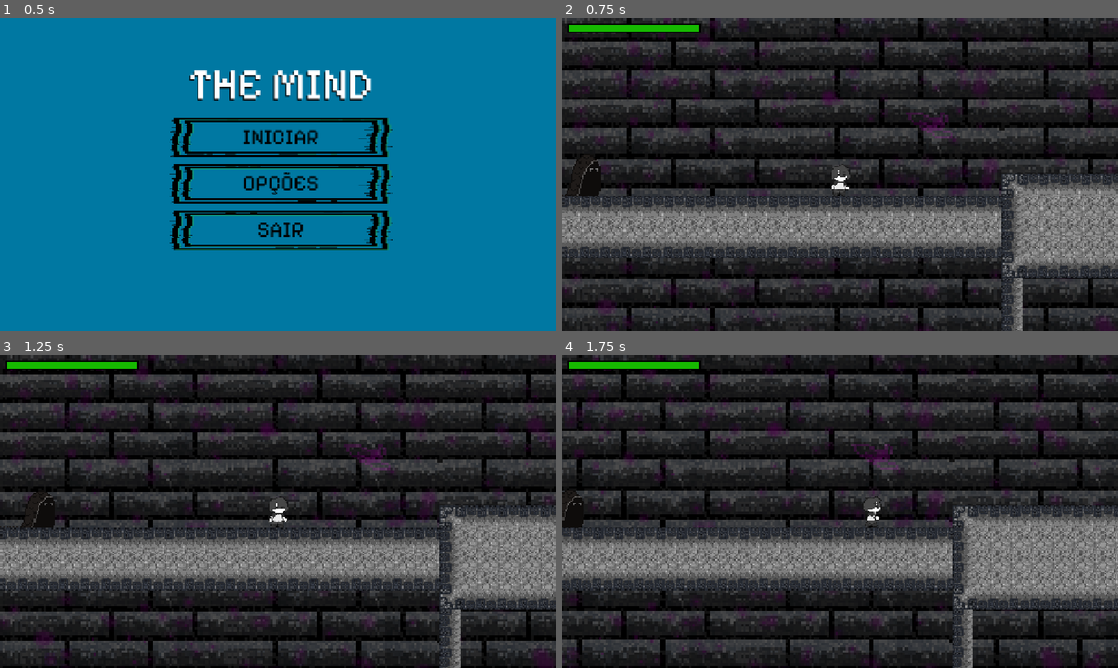
Above: before the commit, frames 1-4 (two rows, left to right).
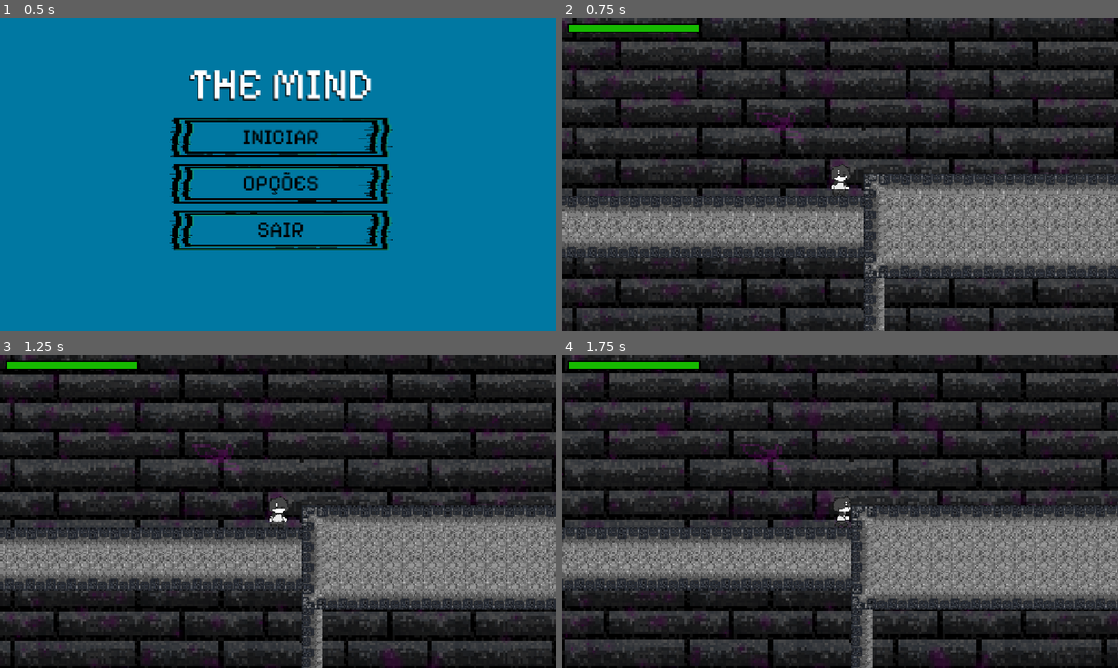
Above: after the commit, the same moments.

Repository: Yuuh15/Jogo_metroidvania_tcc
Game: Godot game, scene res://gui/menu/main_menu.tscn
Two runs of this game, one before a commit and one after it. Both use one fixed random seed, a clock stepped at 60 frames per second and the inputs below.
Inputs (mouse positions are in pixels of both pictures, inside the frame that each line leads up to):
- Up to frame 1 (0.5 s): no input
- Up to frame 2 (0.75 s): click "INICIAR" at 0.5 s
- Up to frame 3 (1.25 s): no input
- Up to frame 4 (1.75 s): tap Enter at 1.25 s; move the mouse to (962, 495) at 1.27 s; hold D (move_right) from 1.28 s (still down); hold Space (jump) from 1.28 s (still down); click (962, 495) at 1.42 s

Frame 1 is identical in both runs. In frame 2, 27% of the frame differs, in the area x 0-100%, y 0-100%; in frame 3, 27%; in frame 4, 28%.

Commit message:
Correção de bug e melhora no desempenho ao quebrar a plataforma

Diff:
--- a/metroidvania_com_psicologia/levels/test_level.tscn
+++ b/metroidvania_com_psicologia/levels/test_level.tscn
@@ -200,6 +200,6 @@
 [node name="background" parent="." instance=ExtResource("17_wjuib")]
 
 [node name="Player" parent="." instance=ExtResource("17_xag4j")]
-position = Vector2(2596, -306)
+position = Vector2(2702, -306)
 
 [node name="PlayerCamera" parent="Player" instance=ExtResource("18_xag4j")]
--- a/metroidvania_com_psicologia/player/states/jump.gd
+++ b/metroidvania_com_psicologia/player/states/jump.gd
@@ -8,7 +8,7 @@
 	if player.is_on_floor():
 		player.velocity.y = jump_speed
 		player.jump.play() # Toca o som de pulo normal
-	elif player.airJumps > 0:
+	elif player.airJumps > 0 && Input.is_action_just_pressed("jump"):
 		player.velocity.y = jump_speed * 0.9
 		player.airJumps -= 1
 		player.highJump.play()
--- a/metroidvania_com_psicologia/teste/plataforma_teste.gd
+++ b/metroidvania_com_psicologia/teste/plataforma_teste.gd
@@ -5,8 +5,6 @@
 @onready var shard_emitter: ShardEmitter = $Sprite2D/ShardEmitter
 
 func _on_area_2d_body_entered(body: Node2D) -> void:
-	var config = ConfigFile.new()
 	set_collision_layer_value(2, false)
 	$Area2D.set_collision_mask_value(1, false)
-	shard_emitter.config()
 	shard_emitter.shatter()
--- a/metroidvania_com_psicologia/teste/shard_emitter.gd
+++ b/metroidvania_com_psicologia/teste/shard_emitter.gd
@@ -23,7 +23,7 @@
 var triangles = []
 var shards = []
 
-func config() -> void:
+func _ready() -> void:
 	$DeleteTimer.timeout.connect(_on_DeleteTimer_timeout)
 
 	if get_parent() is Sprite2D:
@@ -61,6 +61,7 @@
 
 			var shard = SHARD.instantiate()
 			shard.position = center
+			shard.gravity_scale = 0
 			shard.hide()
 			shards.append(shard)
 
@@ -90,6 +91,7 @@
 	randomize()
 	get_parent().self_modulate.a = 0
 	for s in shards:
+		s.gravity_scale = 1.0
 		var direction = Vector2.UP.rotated(randf_range(0, 2*PI))
 		var impulse = randf_range(min_impulse, max_impulse)
 		s.apply_central_impulse(direction * impulse)
